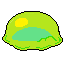
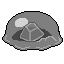
Layered file, before and after one edit (64x64). Changes by layer:
added group "Top Overlay (30% Opacity)" with 4 layers above "Object Ingested" over 3, 12, 62, 51
added layer "slime_grey_top" (30%) in group "Top Overlay (30% Opacity)" over 3, 12, 62, 51
added group "Object Ingested" with 3 layers above "Alternate Forms" over 19, 19, 45, 42
added layer "Layer 1" in group "Object Ingested" over 19, 22, 45, 42
added group "Alternate Forms" with 1 layers above "Base Layer" over 3, 12, 61, 50
added group "Base Layer" with 4 layers over 3, 12, 62, 51
added layer "slime_grey_base" in group "Base Layer" over 3, 12, 62, 51
renamed "Layer 1" to "slime_main_base", hid it, moved it into group "Base Layer", painted on it over 3, 12, 62, 51
